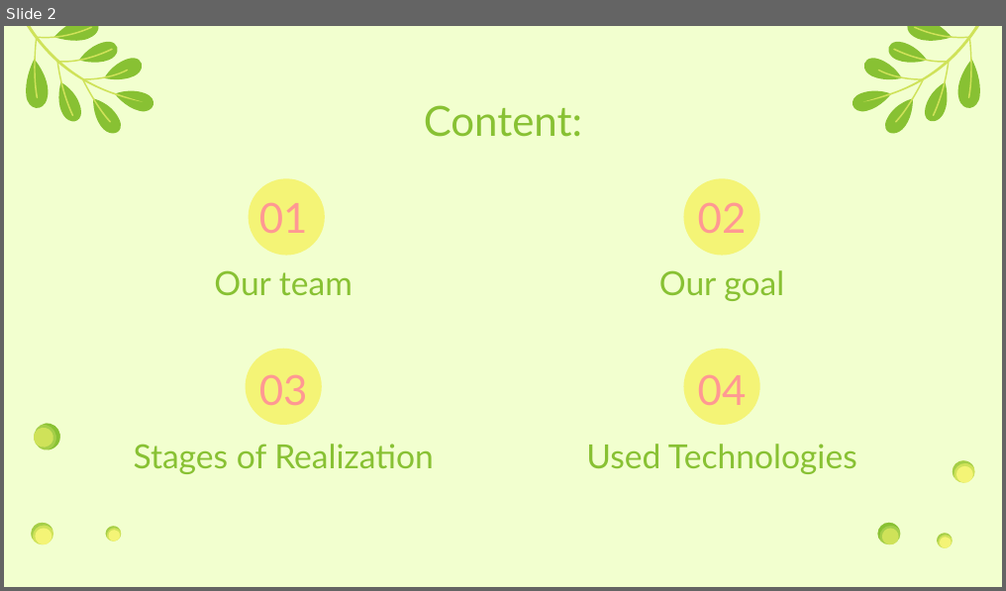
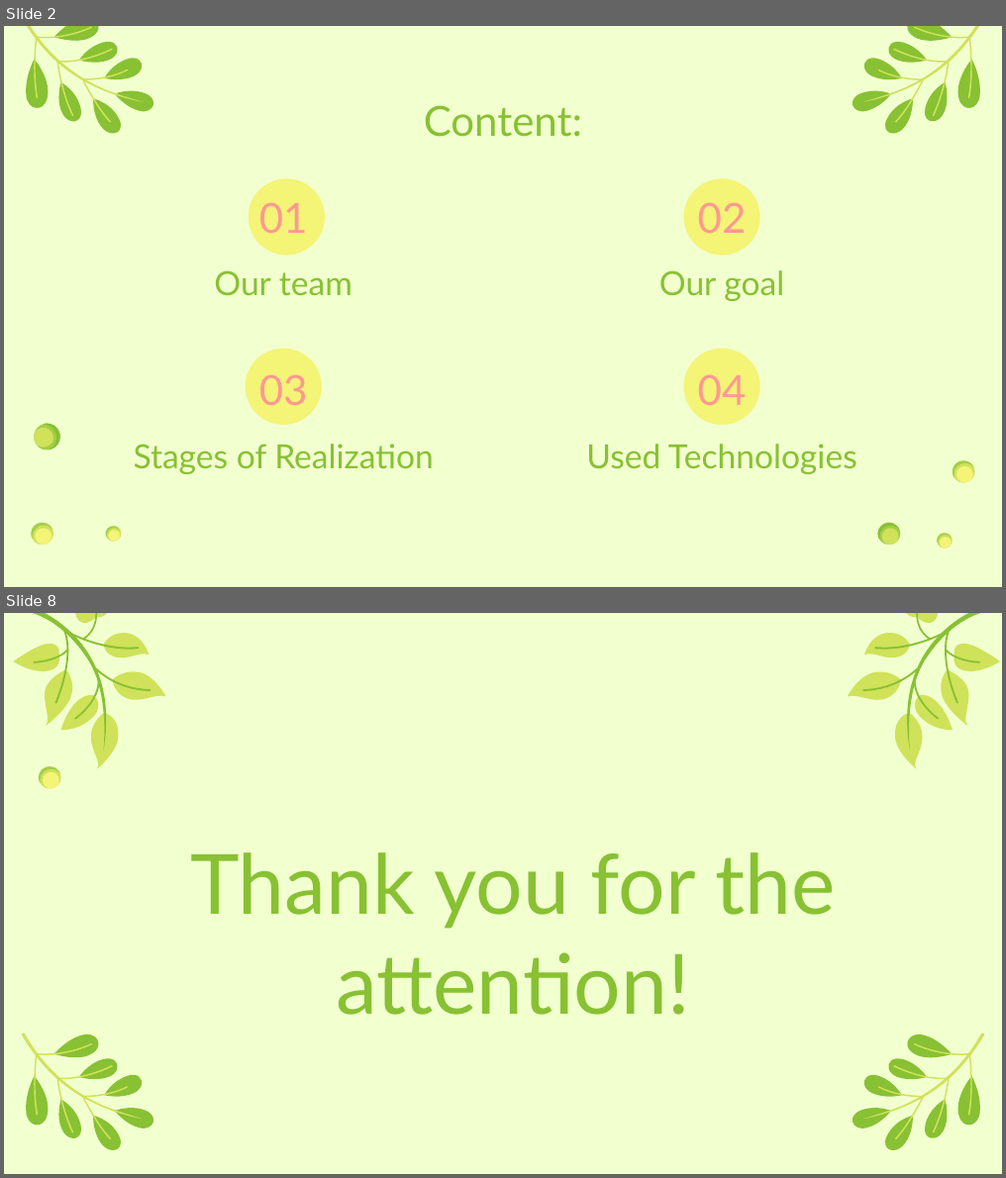
Before and after one commit to NTIvanova21/Beans, a slide deck: Documentation/Presentation.pptx. Shown one above the other, each under a label of ours: slide 2 before the commit, slides 2 and 8 after it; the slides between them are not shown. The pictures are 1006x591 and 1006x1178 pixels, drawn with LibreOffice and Linux fonts; fonts in the diff are those of the drawing. Boxes give left, top, right and bottom in pixels: in the first picture for what was removed or moved away, otherwise in the second. Text is boxed around its words. In the diff, an @@ line names an element or a change of style, - is before the commit and + after.

```diff
--- a/Documentation/Presentation.pptx
+++ b/Documentation/Presentation.pptx
@@ slide 8 added at (4, 613, 1002, 1174), background #F2FFCF @@
@@ group added at (12, 613, 167, 768): 14 freeform shapes @@
@@ group added at (846, 613, 1001, 768): 14 freeform shapes @@
@@ freeform shape added at (39, 766, 61, 788), fill #CFE259 @@
@@ freeform shape added at (39, 766, 60, 783), fill #A4CE49 @@
@@ freeform shape added at (43, 771, 59, 788), fill #F4F476 @@
@@ title added at (190, 853, 836, 1015), 60 pt, text #88C133 @@
+Thank you for the attention!
@@ group added at (7, 1025, 156, 1156): 11 freeform shapes @@
@@ group added at (849, 1025, 999, 1156): 11 freeform shapes @@
```
Also in this commit, not shown: 5 slides changed, 1 other file.
